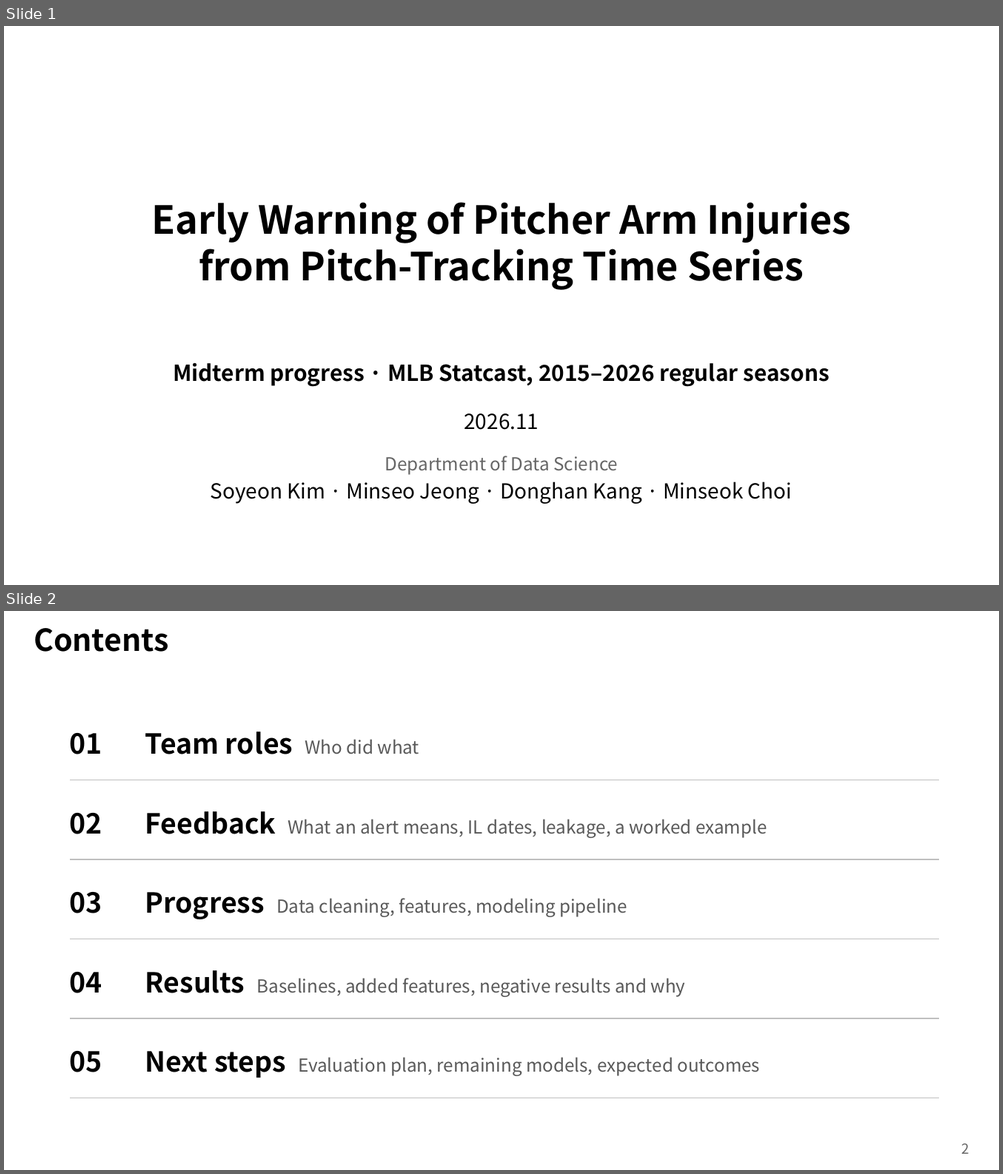
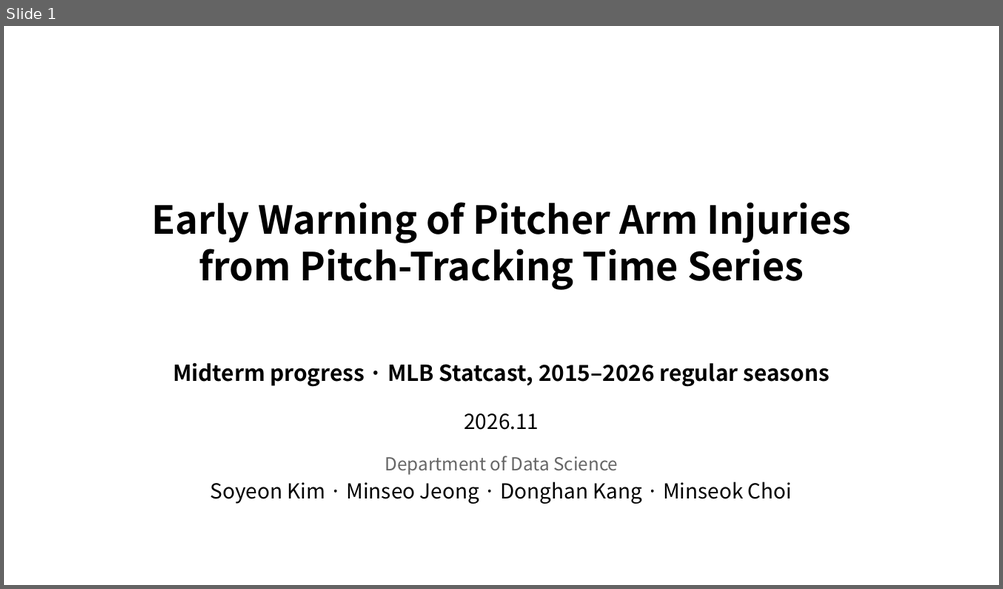
Before and after one commit to chirisjmmm/timeseries, a slide deck: presentation/Pitcher_Injury_Early_Warning_Midterm_EN.pptx. Shown one above the other, each under a label of ours: slides 1 and 2 before the commit, slide 1 after it. The pictures are 1003x1174 and 1003x589 pixels, drawn with LibreOffice and Linux fonts; fonts in the diff are those of the drawing; background and template pictures are left out. Boxes give left, top, right and bottom in pixels: in the first picture for what was removed or moved away, otherwise in the second. Text is boxed around its words. In the diff, an @@ line names an element or a change of style, - is before the commit and + after.

```diff
--- a/presentation/Pitcher_Injury_Early_Warning_Midterm_EN.pptx
+++ b/presentation/Pitcher_Injury_Early_Warning_Midterm_EN.pptx
@@ slide 2 removed at box(4, 611, 999, 1170), background #FFFFFF @@
@@ title removed at box(34, 628, 168, 652) @@
-Contents
@@ text removed at box(34, 667, 710, 701) @@
-Outline
@@ text removed at box(70, 733, 102, 755) @@
-01
@@ text removed at box(145, 732, 420, 755) @@
-Team roles Who did what
@@ line removed from (70, 780) to (939, 780) @@
@@ text removed at box(70, 813, 102, 834) @@
-02
@@ text removed at box(145, 812, 766, 838) @@
-Feedback What an alert means, IL dates, leakage, a worked example
@@ line removed from (70, 860) to (939, 860) @@
@@ text removed at box(70, 892, 102, 914) @@
-03
@@ text removed at box(145, 892, 627, 920) @@
-Progress Data cleaning, features, modeling pipeline
@@ line removed from (70, 940) to (939, 940) @@
@@ text removed at box(70, 972, 102, 994) @@
-04
@@ text removed at box(145, 971, 686, 997) @@
-Results Baselines, added features, negative results and why
@@ line removed from (70, 1019) to (939, 1019) @@
@@ text removed at box(70, 1051, 102, 1073) @@
-05
@@ text removed at box(145, 1051, 760, 1078) @@
-Next steps Evaluation plan, remaining models, expected outcomes
@@ line removed from (70, 1099) to (939, 1099) @@
@@ page number removed at box(962, 1144, 969, 1154) @@
-2
```
Also in this commit, not shown: 7 slides changed, 1 slide added, 4 other slides removed, 2 other files.
